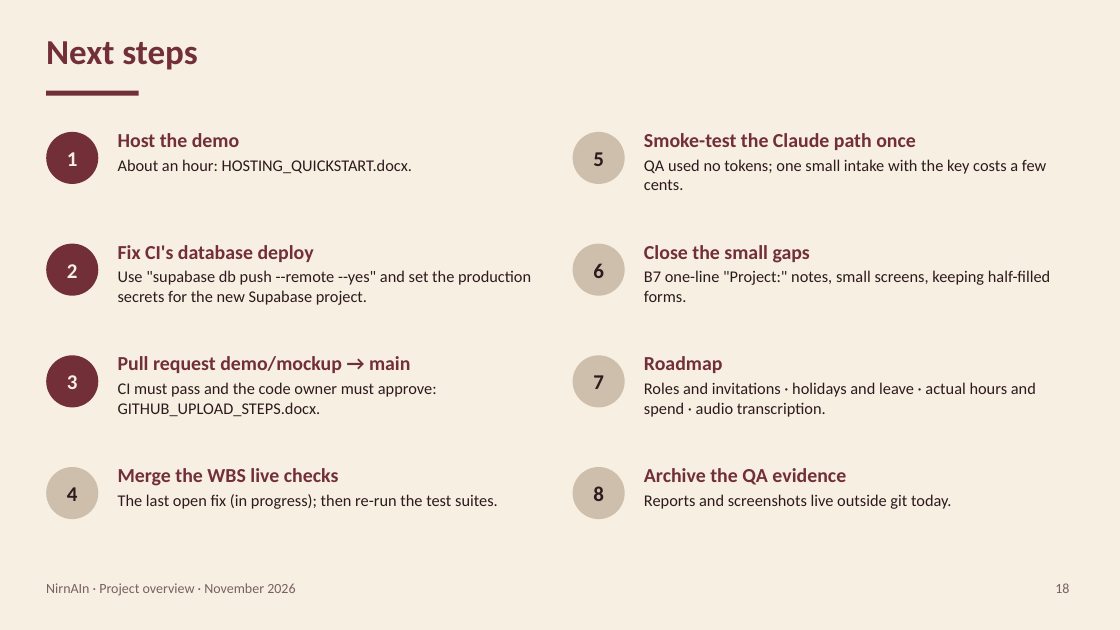
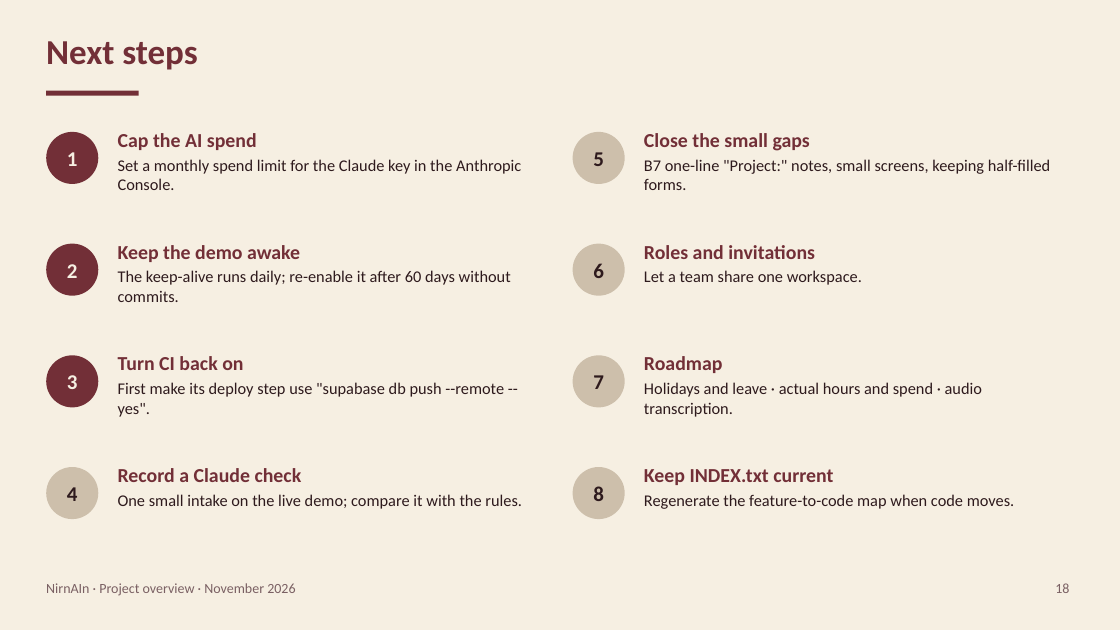
Before and after one commit to Dogiparthi-Sharada/NirnAIn, a slide deck: slide 18 of docs/project/NirnAIn_Project_Overview.pptx. Drawn at 1120x630 pixels with LibreOffice and Linux fonts; fonts in the diff are those of the drawing. Boxes give left, top, right and bottom in pixels: in the first picture for what was removed or moved away, otherwise in the second. Text is boxed around its words. In the diff, an @@ line names an element or a change of style, - is before the commit and + after.

Commit message:
docs: describe the team's process and rebuild the documentation package
Rewrite the package in team terms: written specifications per round,
feature branches merged only when every check passes, PO decisions, QA
rounds with the QA pack, code-standards sweeps and a live preview. The
final report gets a team timeline and an appendix of what is in the
repository; lessons learned keeps the engineering lessons; the GitHub
steps become "How the code is kept on GitHub". Every document now carries
the authors and the BAN 693 course line, and the deck and Word and text
files are rebuilt with their checks passing.

```diff
--- a/docs/project/NirnAIn_Project_Overview.pptx
+++ b/docs/project/NirnAIn_Project_Overview.pptx
@@ text at (118,133,521,190): text changed @@
-Host the demo
-About an hour: HOSTING_QUICKSTART.docx.
+Cap the AI spend
+Set a monthly spend limit for the Claude key in the Anthropic Console.
@@ text at (644,133,1050,190): text changed @@
-Smoke-test the Claude path once
-QA used no tokens; one small intake with the key costs a few cents.
+Close the small gaps
+B7 one-line "Project:" notes, small screens, keeping half-filled forms.
@@ text at (118,245,511,302): text changed @@
-Fix CI's database deploy
-Use "supabase db push --remote --yes" and set the production secrets for the new Supabase project.
+Keep the demo awake
+The keep-alive runs daily; re-enable it after 60 days without commits.
@@ text at (644,245,862,285): text changed @@
-Close the small gaps
-B7 one-line "Project:" notes, small screens, keeping half-filled forms.
+Roles and invitations
+Let a team share one workspace.
@@ text at (118,356,504,417): text changed @@
-Pull request demo/mockup → main
-CI must pass and the code owner must approve: GITHUB_UPLOAD_STEPS.docx.
+Turn CI back on
+First make its deploy step use "supabase db push --remote --yes".
@@ text at (644,382,982,417): text changed @@
-Roles and invitations · holidays and leave · actual hours and spend · audio transcription.
+Holidays and leave · actual hours and spend · audio transcription.
@@ text at (118,468,522,509): text changed @@
-Merge the WBS live checks
-The last open fix (in progress); then re-run the test suites.
+Record a Claude check
+One small intake on the live demo; compare it with the rules.
@@ text at (644,469,1015,509): text changed @@
-Archive the QA evidence
-Reports and screenshots live outside git today.
+Keep INDEX.txt current
+Regenerate the feature-to-code map when code moves.
```
Also in this commit, not shown: 8 other slides changed, 14 other files.
